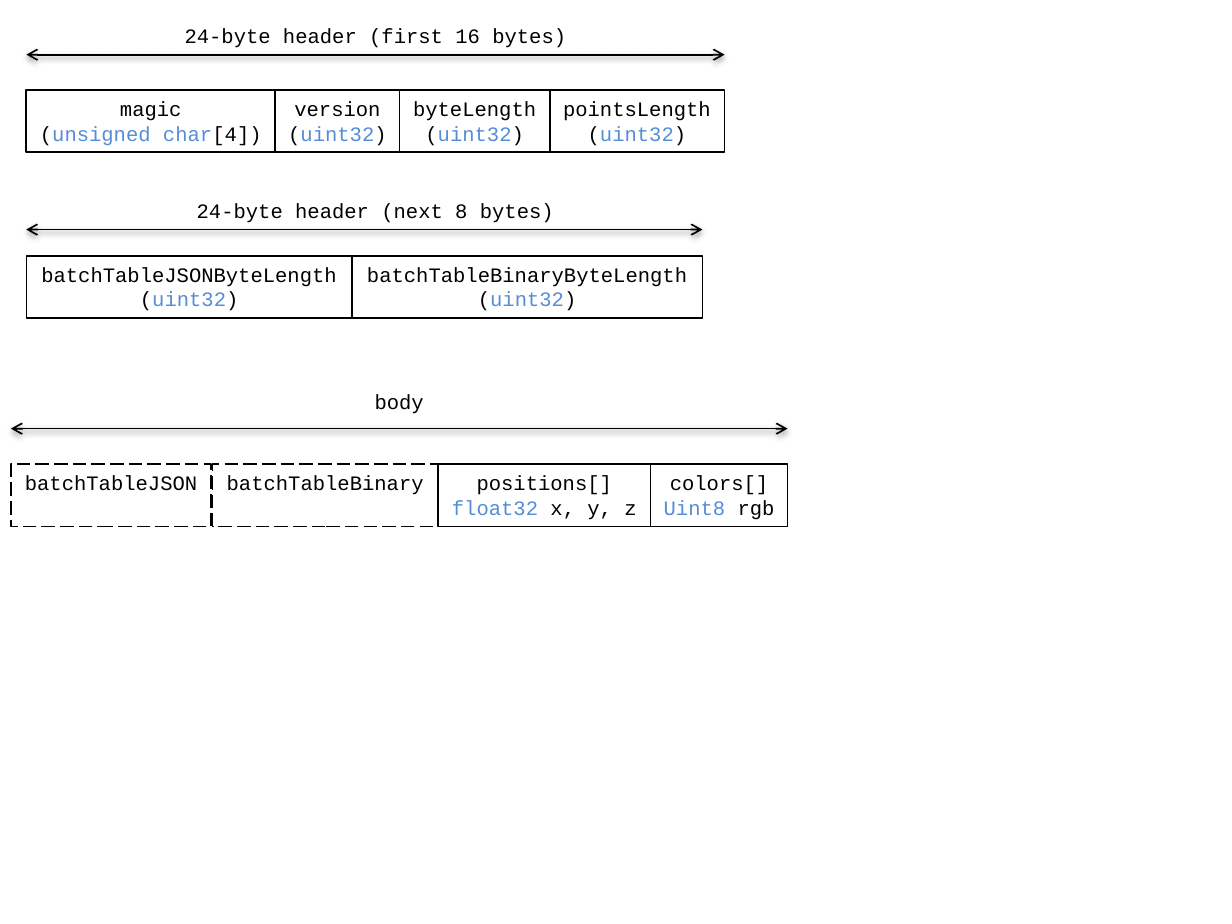
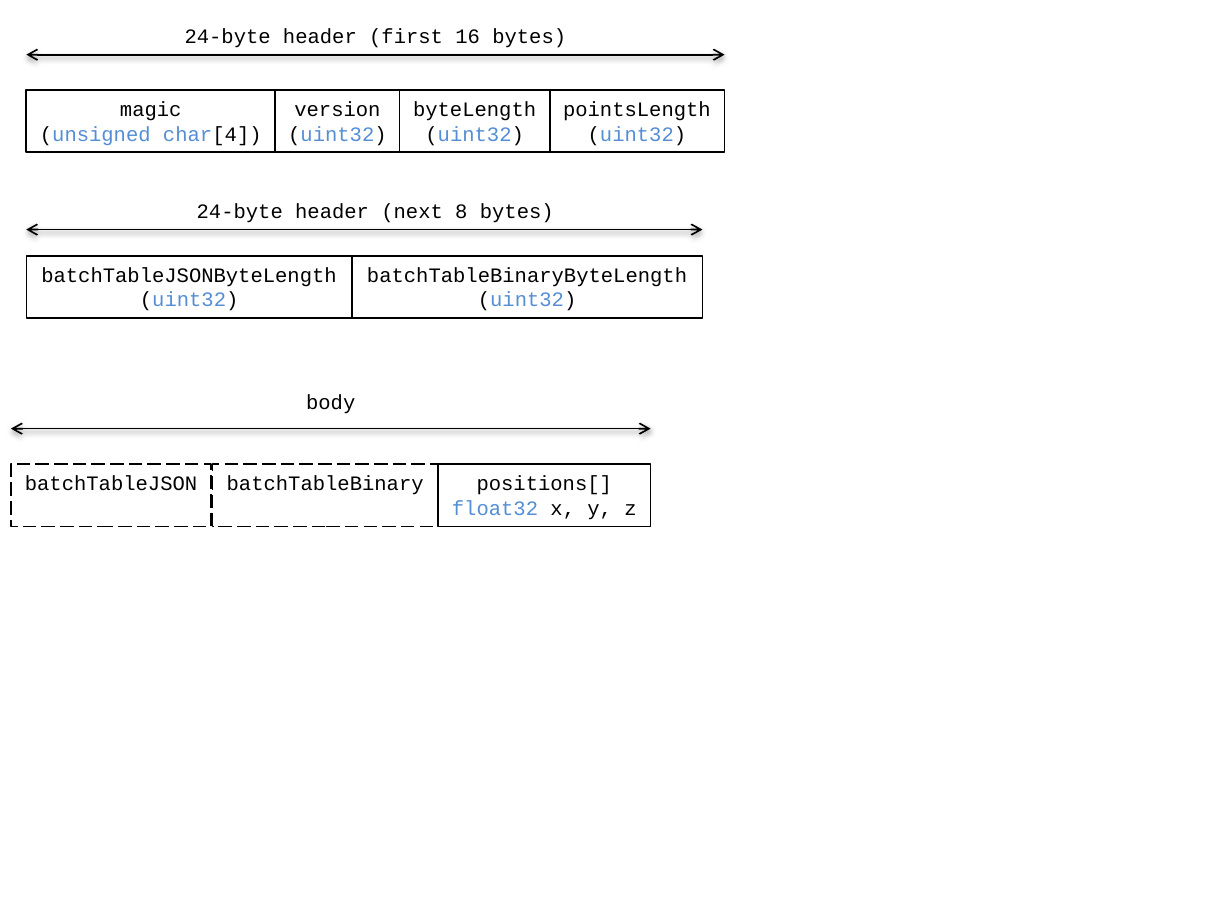
Before and after one commit to CesiumGS/3d-tiles, a slide deck: slide 1 of TileFormats/Points/figures/Figures.pptx. Drawn at 1232x924 pixels with LibreOffice and Linux fonts; fonts in the diff are those of the drawing. Boxes give left, top, right and bottom in pixels: in the first picture for what was removed or moved away, otherwise in the second. Text is boxed around its words. In the diff, an @@ line names an element or a change of style, - is before the commit and + after.

```diff
--- a/TileFormats/Points/figures/Figures.pptx
+++ b/TileFormats/Points/figures/Figures.pptx
@@ text "body": place and size @@
-text "body" at bbox=[375, 394, 424, 414]
+text "body" at bbox=[306, 394, 355, 414]
@@ double arrow moved from (11, 429) - (787, 429) to (11, 429) - (650, 429) @@
@@ rectangle removed at bbox=[650, 464, 787, 526] @@
-colors[]
-Uint8 rgb
```
Also in this commit, not shown: 1 other file.
